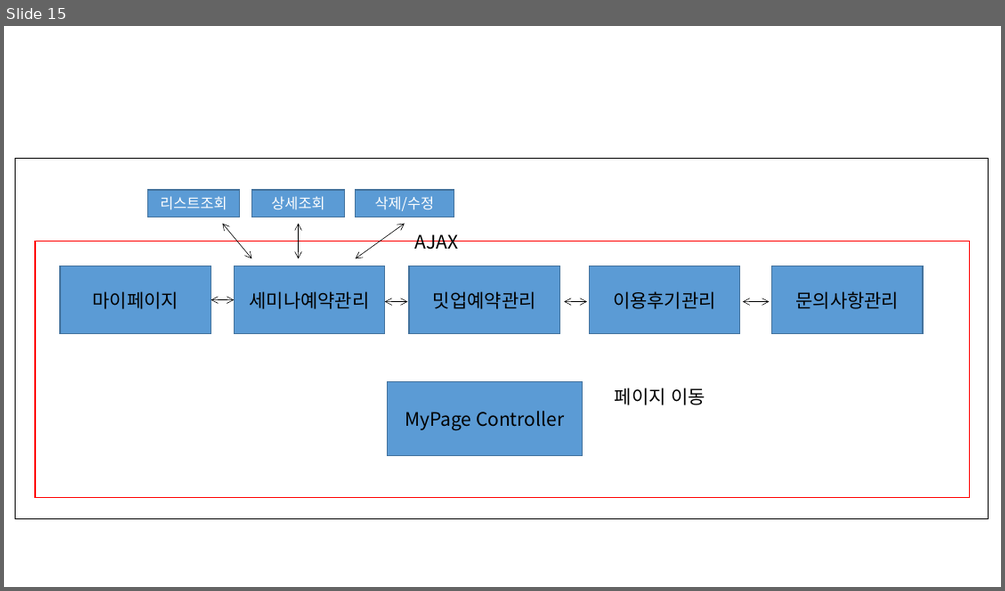
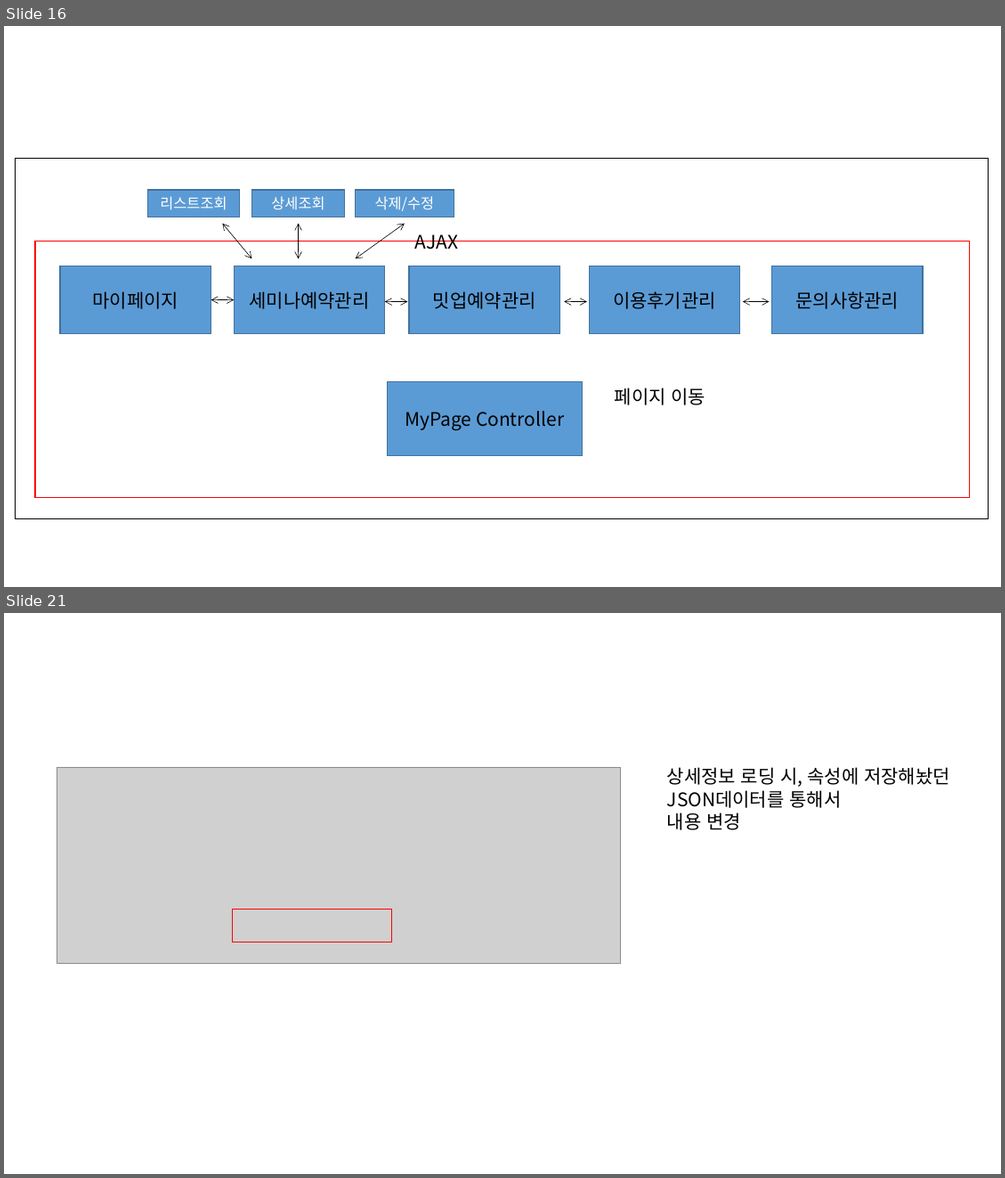
Before and after one commit to ezenteam2/e-Zone, a slide deck: 0 발표용 파워포인트/0417 3차발표/0417 project05 - 파워포인트 - 형준.pptx. Shown one above the other, each under a label of ours: slide 15 before the commit, slides 16 and 21 after it; the slides between them are not shown. The pictures are 1005x591 and 1005x1178 pixels, drawn with LibreOffice and Linux fonts; fonts in the diff are those of the drawing; grey boxes stand for pictures. Boxes give left, top, right and bottom in pixels: in the first picture for what was removed or moved away, otherwise in the second. Text is boxed around its words. In the diff, an @@ line names an element or a change of style, - is before the commit and + after.

```diff
--- a/0 발표용 파워포인트/0417 3차발표/0417 project05 - 파워포인트 - 형준.pptx
+++ b/0 발표용 파워포인트/0417 3차발표/0417 project05 - 파워포인트 - 형준.pptx
@@ slide 21 added at (x1=4, y1=613, x2=1001, y2=1174), background #FFFFFF @@
@@ picture added at (x1=57, y1=767, x2=620, y2=964) @@
@@ text added at (x1=667, y1=767, x2=950, y2=830), 18 pt, text #000000 @@
+상세정보 로딩 시, 속성에 저장해놨던 JSON데이터를 통해서
+내용 변경
@@ rectangle added at (x1=233, y1=909, x2=392, y2=942), outline #FF0000 1 pt @@
@@ what was slide 15 is now slide 16 @@
```
Also in this commit, not shown: 9 other slides added, 2 other files.
